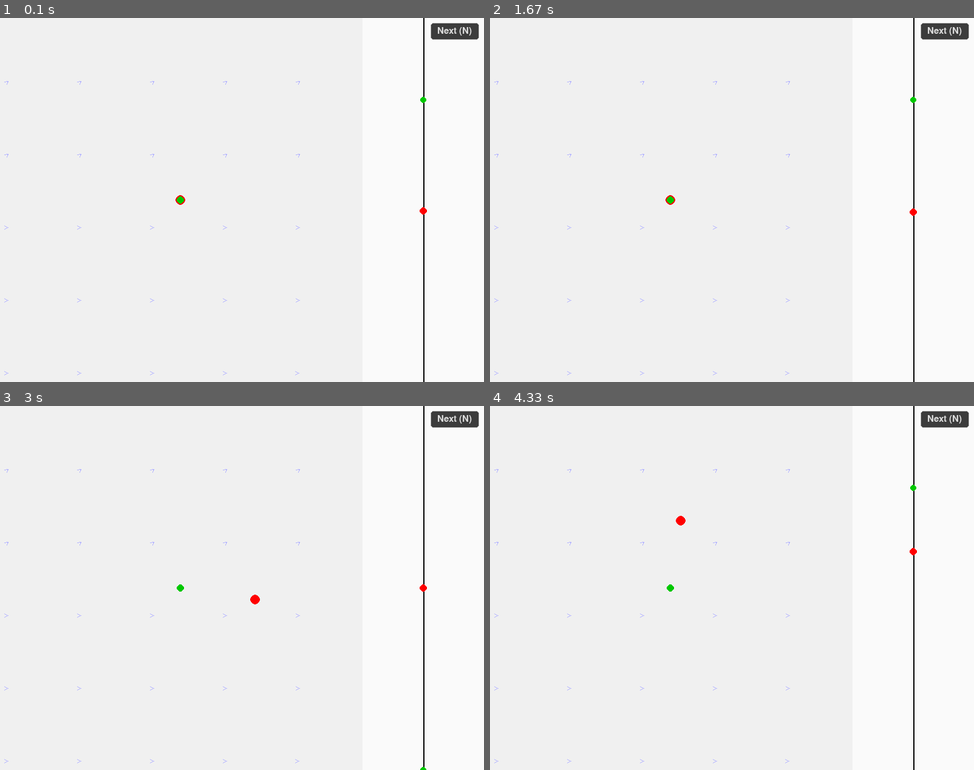
Above: before the commit, frames 1-4 (two rows, left to right).
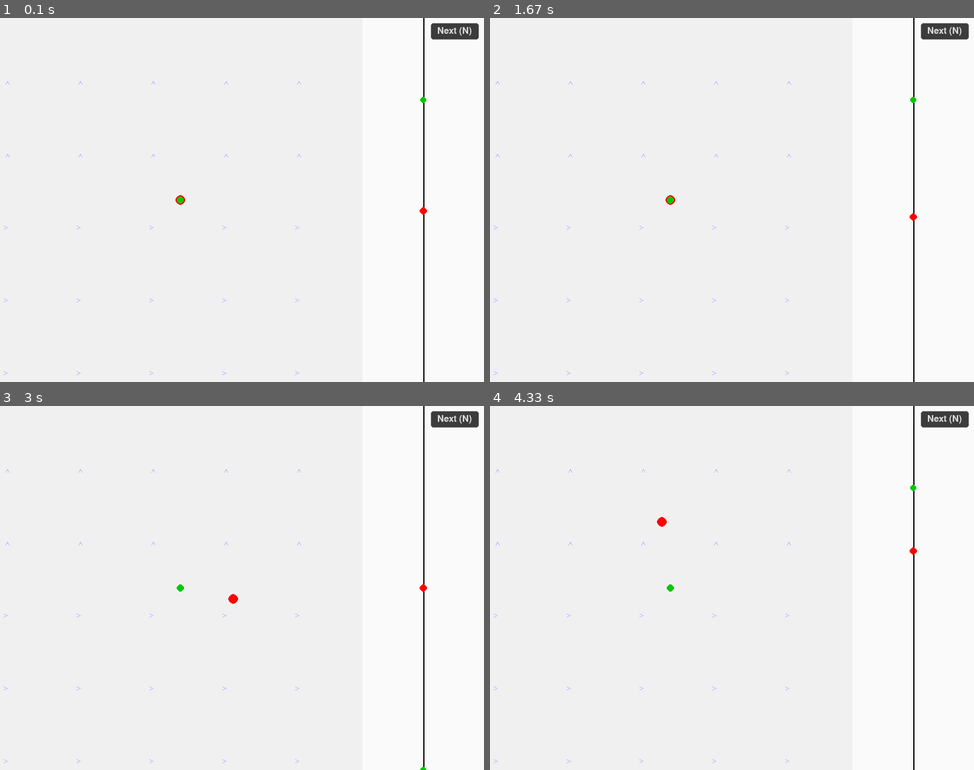
Above: after the commit, the same moments.

Repository: Project-Stratus/MachineLearning
Game: pygame game, started from ardan_temp.py
The game is run twice, just before and just after one commit, with the same random seed, the same clock (stepped at 60 frames per second) and the same inputs.
Inputs:
- Up to frame 1 (0.1 s): no input
- Up to frame 2 (1.67 s): no input
- Up to frame 3 (3 s): no input
- Up to frame 4 (4.33 s): no input

The runs differ from the first frame. In frame 1, less than 0.1% of the frame differs, in the area x 0-63%, y 17-99%; in frame 2, 0.1%; in frame 3, 0.2%; in frame 4, 0.2%, in the area x 0-89%, y 17-99%.

Commit message:
Tuning xymax, inflate rate, wind mag, terminal penalties. Increased timesteps. Added survival bonus and action cost. Updated tests accordingly

Diff:
--- a/src/agents/ppo.py
+++ b/src/agents/ppo.py
@@ -216,7 +216,8 @@
                 f"|dst:{c.get('distance',0):+.3f}"
                 f" dir:{c.get('direction',0):+.3f}"
                 f" rea:{c.get('reached',0):+.3f}"
-                f" eff:{c.get('effect',0):+.3f}"
+                f" srv:{c.get('survival',0):+.3f}"
+                f" act:{c.get('action',0):+.3f}"
             )
 
             state = next_state
--- a/src/agents/qrdqn.py
+++ b/src/agents/qrdqn.py
@@ -44,7 +44,7 @@
     n_quantiles=51,                # Loon-style quantile head
 )
 
-TOTAL_TIMESTEPS = 10_000_000
+TOTAL_TIMESTEPS = 15_000_000
 EVAL_FREQ = 1_000_000
 REWARD_THRESHOLD = 10_000  # stop early on good performance
 
@@ -244,7 +244,8 @@
                 f"|dst:{c.get('distance',0):+.3f}"
                 f" dir:{c.get('direction',0):+.3f}"
                 f" rea:{c.get('reached',0):+.3f}"
-                f" eff:{c.get('effect',0):+.3f}"
+                f" srv:{c.get('survival',0):+.3f}"
+                f" act:{c.get('action',0):+.3f}"
             )
 
             state = next_state
--- a/src/environments/core/constants.py
+++ b/src/environments/core/constants.py
@@ -10,7 +10,7 @@
 T_BALLOON = 273.15 + 20     # internal gas temperature (K) (~20°C)
 T_AIR = 273.15 + 15         # ambient air temperature (K)
 SCALE_HEIGHT = 8500         # scale height (m)
-XY_MAX = 10_000.0           # Maximum horizontal operating distance from origin (m)
+XY_MAX = 50_000.0           # Maximum horizontal operating distance from origin (m)
 DT = 1.0                    # Time step (s)
 
 # ----- DERIVED CONSTANTS -----
--- a/src/environments/core/reward.py
+++ b/src/environments/core/reward.py
@@ -72,6 +72,8 @@
     success_outer_radius: float = 3000.0,  # outer radius where ramp begins (m)
     success_speed: float = 0.2,
     direction_scale: float = 0.1,
+    survival_bonus: float = 0.1,
+    action_cost: float = 0.01,
 ) -> tuple[float, dict[str, float], float]:
     """Composite reward used by the Balloon environments.
 
@@ -121,13 +123,18 @@
         if distance < success_radius and speed2 < success_speed * success_speed:
             reached_component = 0.3
 
-    effect_component = 0.0
+    # SURVIVAL bonus: small positive reward for staying alive each step
+    survival_component = survival_bonus
 
-    total = distance_component + direction_component + reached_component + effect_component
+    # ACTION COST: penalise inflate/deflate to discourage helium waste
+    action_component = -action_cost if effect != 0 else 0.0
+
+    total = distance_component + direction_component + reached_component + survival_component + action_component
     components = dict(
         distance=distance_component,
         direction=direction_component,
         reached=reached_component,
-        effect=effect_component,
+        survival=survival_component,
+        action=action_component,
     )
     return total, components, distance
--- a/src/environments/core/wind_field.py
+++ b/src/environments/core/wind_field.py
@@ -12,7 +12,8 @@
     • "altitude_shear"    - east/west wind based on altitude (3D)
                            west wind below midpoint, east wind above
     • "altitude_shear_2d" - wind direction rotates with altitude (3D)
-                           N→E→S→W over the full altitude range
+                           N→E→S→W, repeating `wind_layers` times over
+                           the full altitude range (default 2)
 
 Extend `_build_grid()` to add more patterns.
 """
@@ -39,10 +40,12 @@
         pattern: str = "sinusoid",
         default_mag: float = 10.0,
         wind_cfg_path: str | Path | None = None,
+        wind_layers: int = 2,
     ):
         self.x_range, self.y_range, self.z_range = x_range, y_range, z_range
         self.cells = cells
         self.pattern = pattern
+        self.wind_layers = wind_layers
 
         # --- magnitude -----------------------------------------------------
         self.mag = default_mag
@@ -159,10 +162,10 @@
             self._fy_grid = np.zeros_like(Y)
 
         elif self.pattern == "altitude_shear_2d":
-            # Wind direction rotates smoothly with altitude:
-            # bottom=north, quarter=east, mid=south, three-quarter=west
+            # Wind direction rotates smoothly with altitude,
+            # repeating `wind_layers` full rotations over the altitude range.
             Zn = (Z - zr[0]) / (zr[1] - zr[0])
-            theta = 2.0 * np.pi * Zn
+            theta = 2.0 * np.pi * self.wind_layers * Zn
             self._fx_grid = mag * np.sin(theta)
             self._fy_grid = mag * np.cos(theta)
 
--- a/src/environments/envs/balloon_3d_env.py
+++ b/src/environments/envs/balloon_3d_env.py
@@ -105,17 +105,18 @@
     DEFAULTS: Dict[str, Any] = dict(
         dim=3,                    # 1, 2 or 3 dimensions
         time_max=5_000,           # steps per episode
-        punishment=-5.0,          # reward on crash (ground collision)
-        deflate_punishment=-10.0, # reward on full deflation (helium loss)
-        pop_punishment=-10.0,     # reward on altitude ceiling breach (balloon pops)
+        punishment=-100.0,        # reward on crash (ground collision)
+        deflate_punishment=-100.0, # reward on full deflation (helium loss)
+        pop_punishment=-100.0,    # reward on altitude ceiling breach (balloon pops)
         x_range=(-XY_MAX, XY_MAX),
         y_range=(-XY_MAX, XY_MAX),
         z_range=(0.0, ALT_MAX),
-        wind_mag=10.0,           # max wind speed [m/s]
+        wind_mag=5.0,            # max wind speed [m/s]
         wind_cells=20,           # grid for wind visualisation
-        inflate_rate=0.05,       # Δvolume per *inflate* action
+        inflate_rate=0.5,        # Δvolume per *inflate* action
         window_size=(800, 600),  # pygame window (w,h)
         wind_pattern="split_fork",      # wind pattern: "sinusoid", "linear_right", "linear_up", "split_fork", "altitude_shear", "altitude_shear_2d"
+        wind_layers=2,                # number of full wind rotations over altitude range (altitude_shear_2d only)
     )
 
     def __init__(self,
@@ -174,7 +175,8 @@
             cells=cfg["wind_cells"],
             pattern=self.cfg.get("wind_pattern", "sinusoid"),
             default_mag=cfg["wind_mag"],
-            wind_cfg_path=self.wind_cfg_path
+            wind_cfg_path=self.wind_cfg_path,
+            wind_layers=cfg["wind_layers"],
         )
 
         self.x_centers = self.wind.x_centers
--- a/tests/envs/test_balloon_3d_env.py
+++ b/tests/envs/test_balloon_3d_env.py
@@ -301,8 +301,9 @@
         try:
             env.reset(seed=42)
             # In 2D, altitude is fixed, so no crash possible
+            # Use action 1 (do nothing) to avoid deflation from repeated deflate actions
             for _ in range(50):
-                _, _, terminated, _, _ = env.step(0)
+                _, _, terminated, _, _ = env.step(1)
                 assert not terminated, "2D should not terminate on crash"
         finally:
             env.close()
